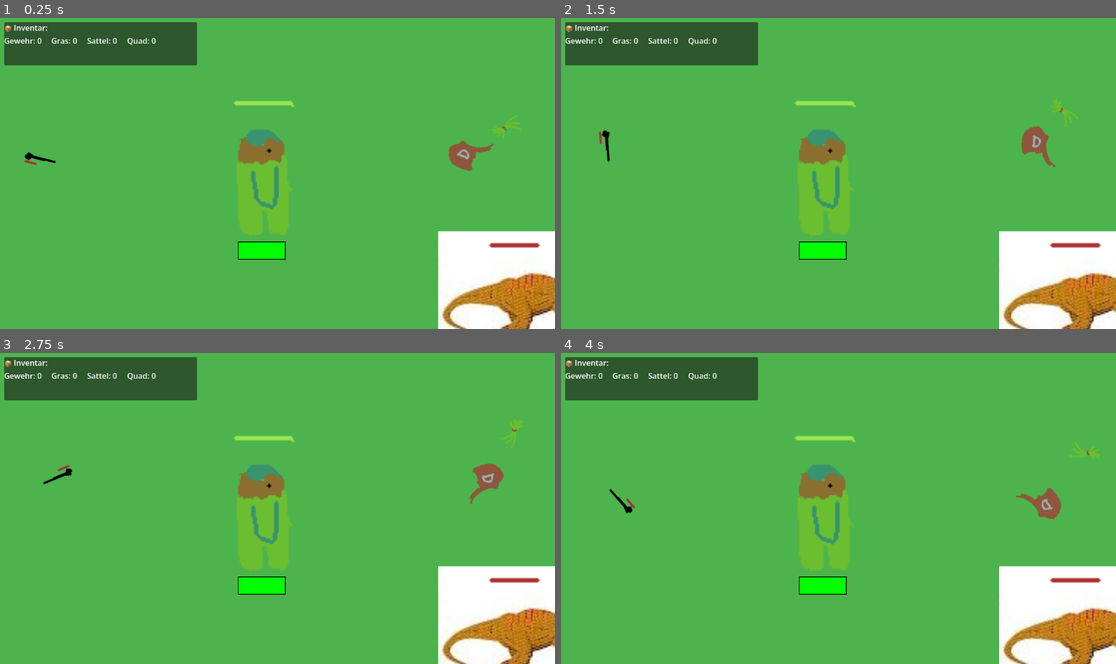
Above: before the commit, frames 1-4 (two rows, left to right).
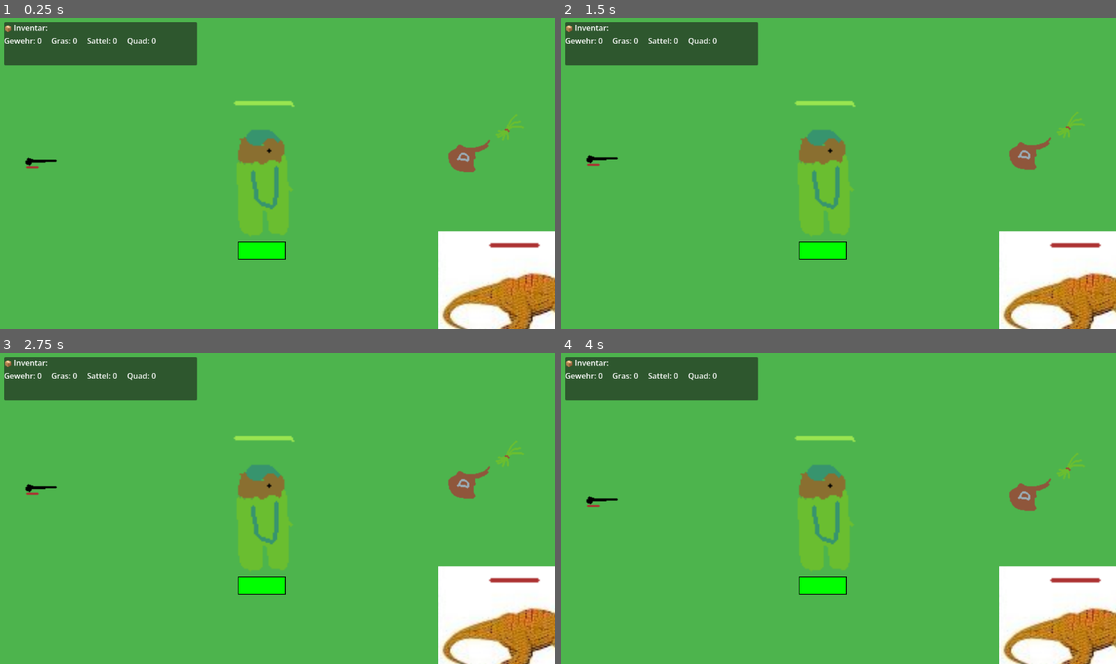
Above: after the commit, the same moments.

Repository: twiederk/Dinojagd
Game: Godot game, scene res://scenes/main/Main.tscn
Two runs of this game, one before a commit and one after it. Both use one fixed random seed, a clock stepped at 60 frames per second and the inputs below.
Inputs:
- Up to frame 1 (0.25 s): no input
- Up to frame 2 (1.5 s): tap Space (ui_select) at 0.77 s
- Up to frame 3 (2.75 s): tap Space (ui_select) at 1.52 s
- Up to frame 4 (4 s): tap Space (ui_select) at 3.02, 3.77 s

The runs differ from the first frame. In frame 1, 0.4% of the frame differs, in the area x 4-95%, y 32-50%; in frame 2, 0.9%; in frame 3, 1.0%; in frame 4, 1.0%, in the area x 4-97%, y 28-54%.

Commit message:
Fixed health bar display

Diff:
--- a/sourcecode/scripts/item.gd
+++ b/sourcecode/scripts/item.gd
@@ -12,7 +12,7 @@
 var bob_speed: float = 2.0
 var bob_amount: float = 10.0
 var starting_y: float = 0.0
-var rotation_speed: float = 1.0
+var rotation_speed: float = 0.0
 var elapsed_time: float = 0.0
 
 # Signals
--- a/sourcecode/scripts/player.gd
+++ b/sourcecode/scripts/player.gd
@@ -104,12 +104,12 @@
 
 func take_damage(amount: int) -> void:
 	"""Player nimmt Schaden."""
-	health_bar.value = hp
 	if not is_alive or damage_cooldown > 0:
 		return
 
 	hp -= amount
 	damage_cooldown = Constants.PLAYER_DAMAGE_COOLDOWN
+	health_bar.value = hp
 	emit_signal("health_changed", hp, max_hp)
 
 	if Constants.DEBUG_MODE:
Not shown: 1 places in sourcecode/scenes/player/Player.tscn that only renumber resources
